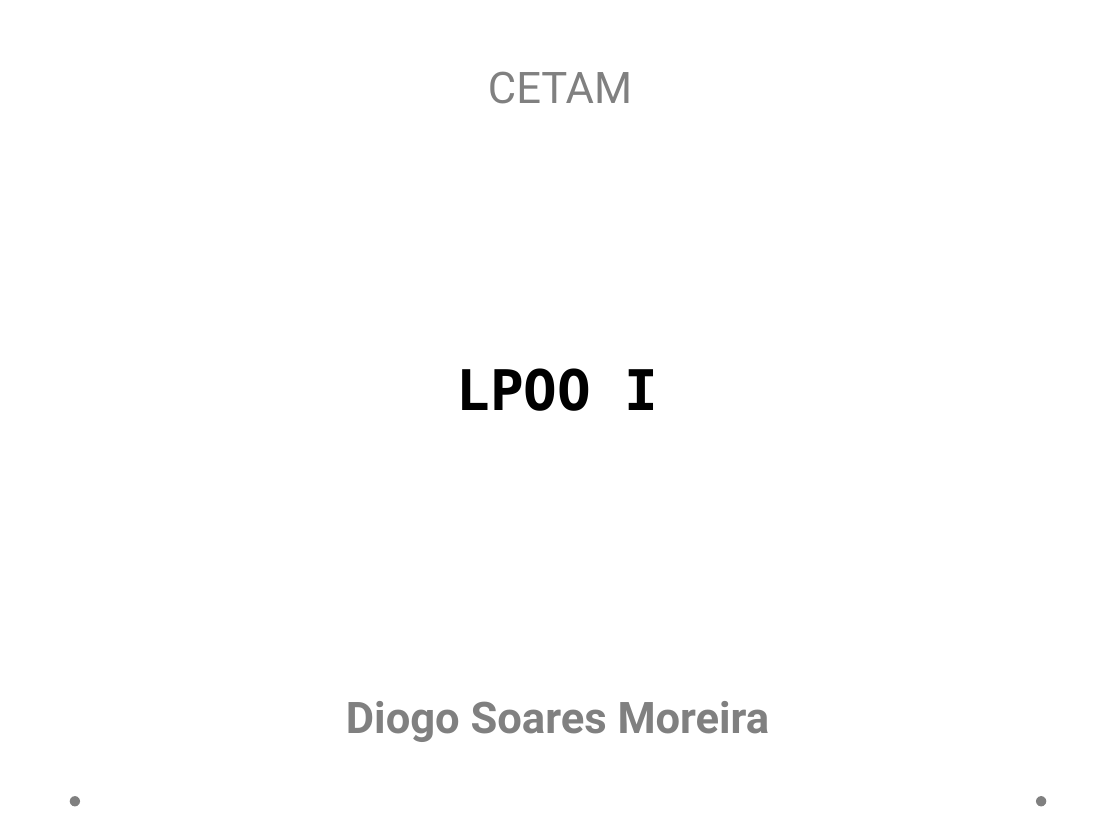
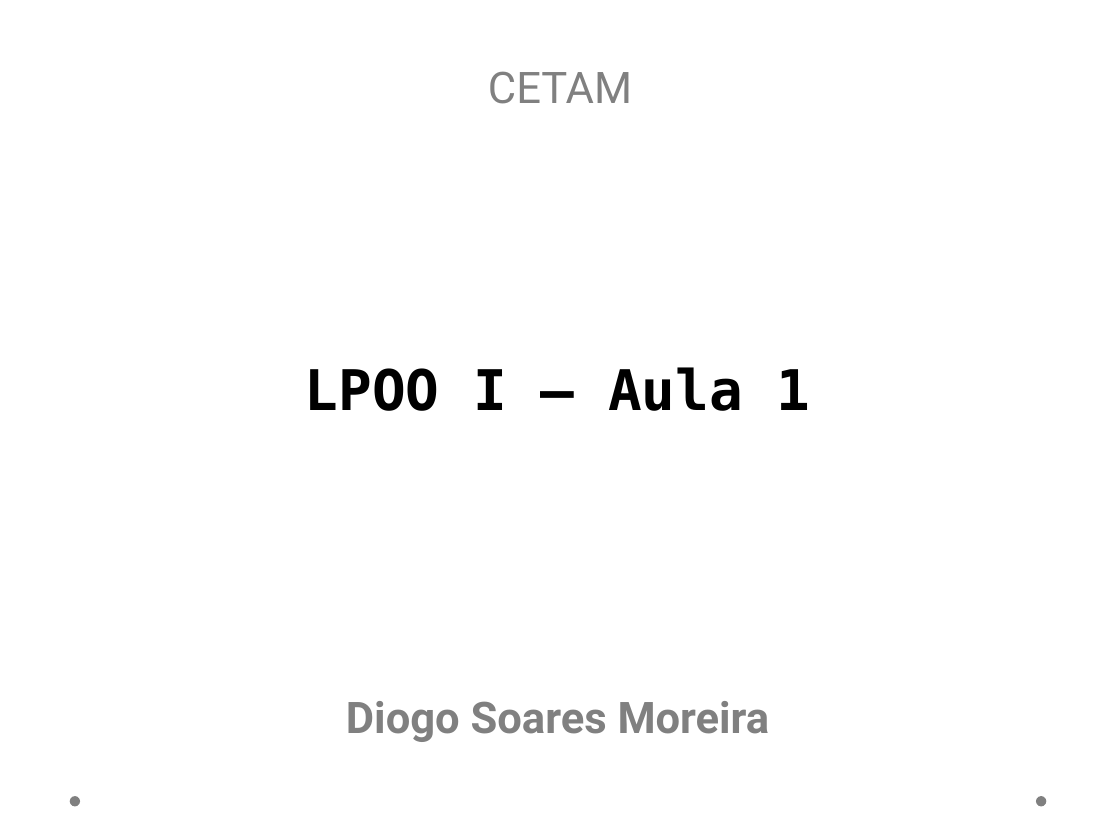
Before and after one commit to diogosm/cetam-lpoo-1, a slide deck: slide 1 of slides/aula 1.pptx. Drawn at 1120x840 pixels with LibreOffice and Linux fonts; fonts in the diff are those of the drawing. Boxes give left, top, right and bottom in pixels: in the first picture for what was removed or moved away, otherwise in the second. Text is boxed around its words. In the diff, an @@ line names an element or a change of style, - is before the commit and + after.

Commit message:
adding slide2 e editing slide1

```diff
--- a/slides/aula 1.pptx
+++ b/slides/aula 1.pptx
@@ text at bbox=[305, 367, 811, 411]: text changed @@
-LPOO I
+LPOO I – Aula 1
```
Also in this commit, not shown: 1 other slide changed, 1 slide added, 1 other file.
